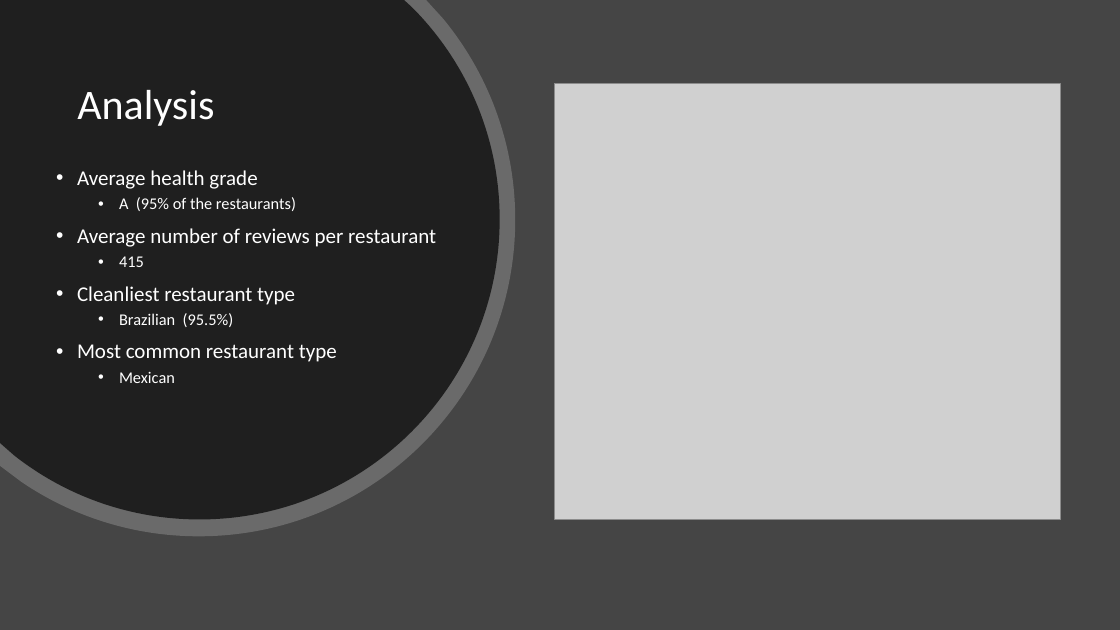
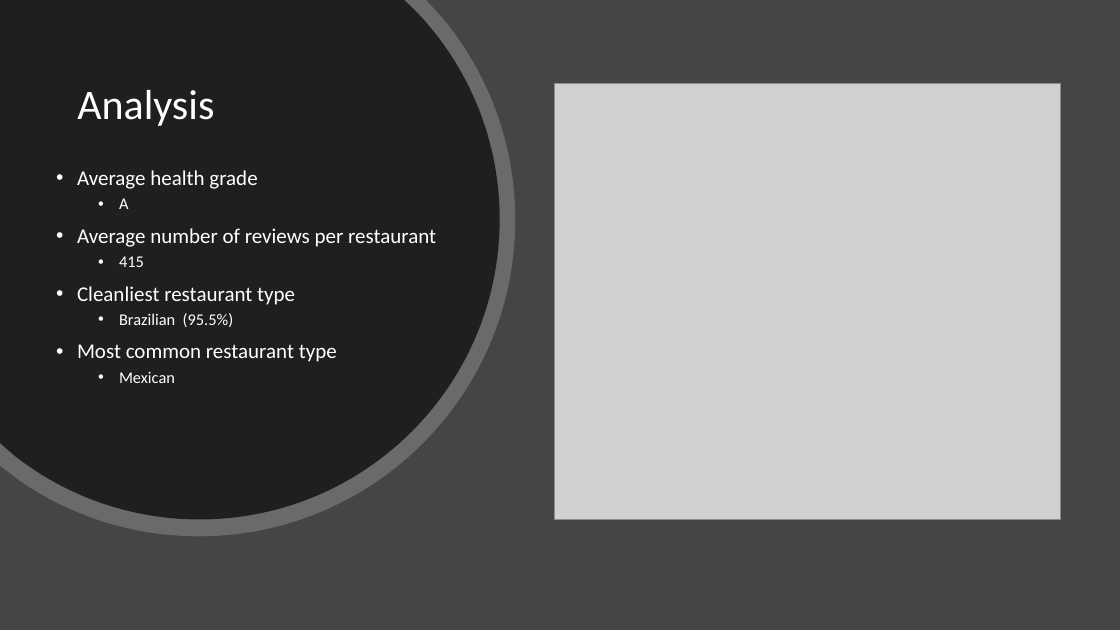
Before and after one commit to ryankchang/project1, a slide deck: slide 10 of GoodEats.pptx. Drawn at 1120x630 pixels with LibreOffice and Linux fonts; fonts in the diff are those of the drawing; grey boxes stand for pictures. Boxes give left, top, right and bottom in pixels: in the first picture for what was removed or moved away, otherwise in the second. Text is boxed around its words. In the diff, an @@ line names an element or a change of style, - is before the commit and + after.

```diff
--- a/GoodEats.pptx
+++ b/GoodEats.pptx
@@ text at [119, 198, 128, 209]: text changed @@
-  • A (95% of the restaurants)
+  • A
```
Also in this commit, not shown: 1 other slide changed.
